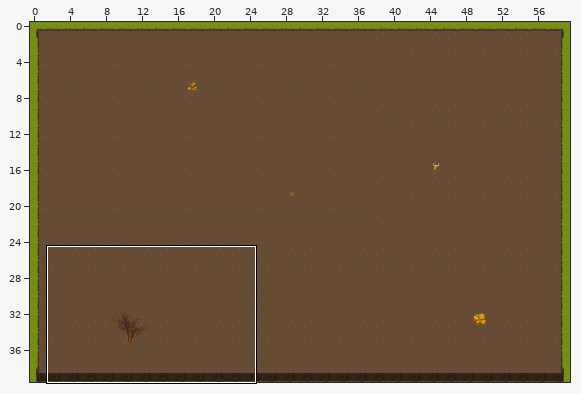
Two versions of a level (Tiled map, maps/level0.tmx). The picture above shows the old version from afar; the outline marks the close-up.
Close-up. First the earlier version:
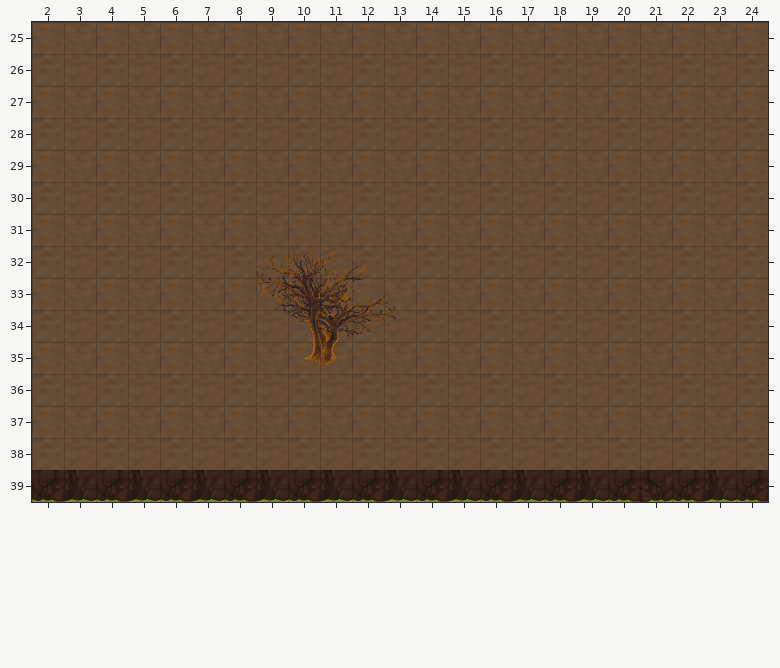
Cells are 32x32 px. Shown: x 2..24, y 25..39. The commit also changed other parts of the map, which this record leaves out.
After the commit:
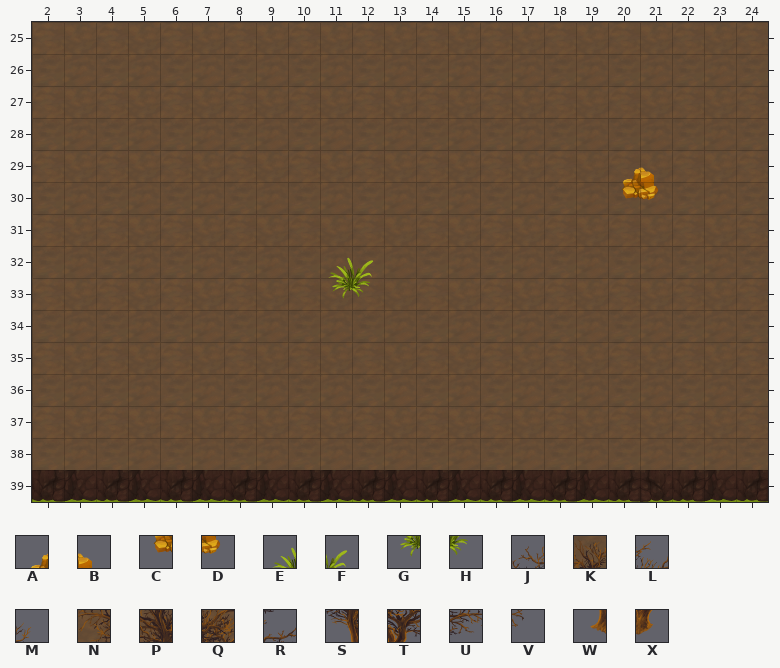
Key: from "desert_32x32": A 12, B 13, C 28, D 29, E 72, F 73, G 88, H 89, J 101, K 102, L 103, M 104, N 117, P 118, Q 119, R 120, S 134, T 135, U 136, V 137, W 150, X 151.
_ is an empty cell.
Tiles replaced or removed in this view: J, K, L, M, N, P, Q, R, S, T, U, V, W, X.
Tiles of an added or newly shown layer are drawn over the layers below it.
See-through tiles are keyed as they look on the map.
Diff:
Changed rows in their new state; . is an unchanged cell.
Layer "PROPS" (added):
first column x 11:
29 .........AB
30 .........CD
32 EF.........
33 GH.........
Layer "COLLIDERS":
first column x 9:
32 ____.
33 ____.
34 .____
35 .__..
